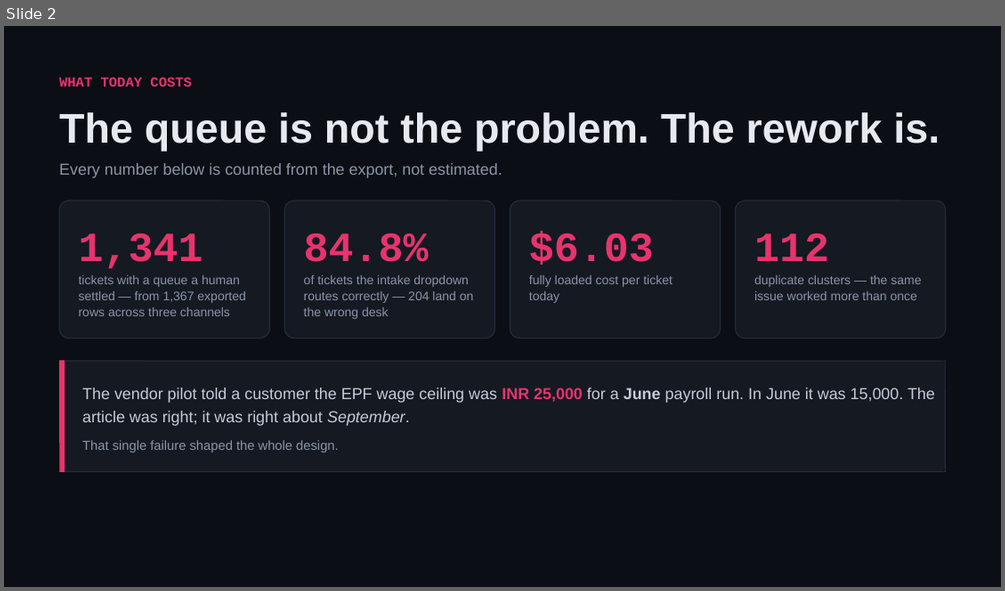
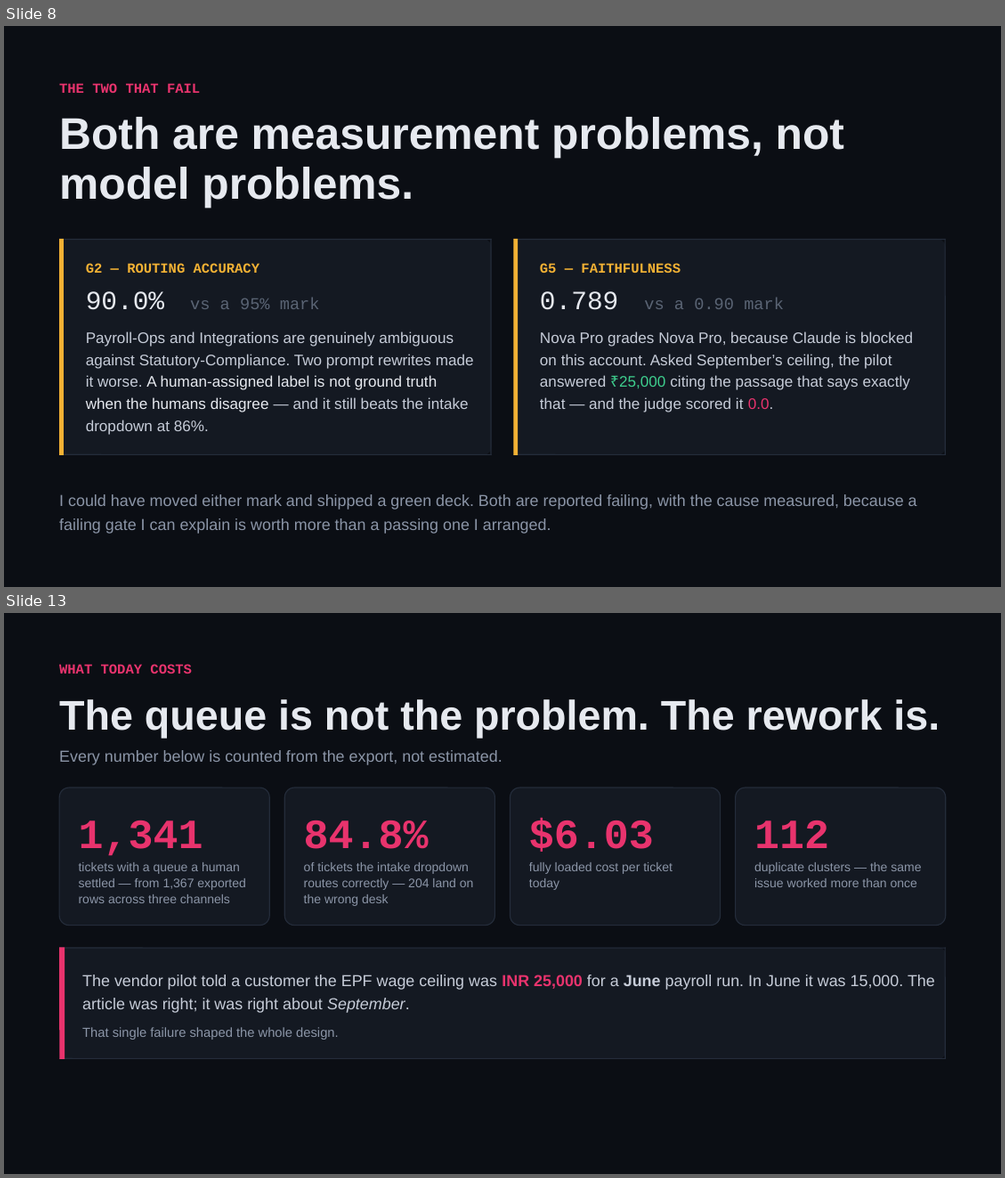
Before and after one commit to shivam-25/ramco-payce-pilot, a slide deck: docs/deck/ramco-payce-pilot.pptx. Shown one above the other, each under a label of ours: slide 2 before the commit, slides 8 and 13 after it; the slides between them are not shown. The pictures are 1005x591 and 1005x1178 pixels, drawn with LibreOffice and Linux fonts; fonts in the diff are those of the drawing. Boxes give left, top, right and bottom in pixels: in the first picture for what was removed or moved away, otherwise in the second. Text is boxed around its words. In the diff, an @@ line names an element or a change of style, - is before the commit and + after.

```diff
--- a/docs/deck/ramco-payce-pilot.pptx
+++ b/docs/deck/ramco-payce-pilot.pptx
@@ slide 8 added at [4, 26, 1001, 587], background #0B0E14 @@
@@ text added at [59, 83, 200, 93], 10 pt, text #E8336D, bold @@
+THE TWO THAT FAIL
@@ text added at [59, 117, 844, 208], 32 pt, text #E6E9EF, bold @@
+Both are measurement problems, not model problems.
@@ rounded rectangle added at [60, 239, 492, 455], fill #141922 @@
@@ line added from (62, 239) to (62, 455), #F2B134 3 pt @@
@@ line added from (491, 239) to (491, 455), #242C3A 0.75 pt @@
@@ rounded rectangle added at [513, 239, 945, 455], fill #141922 @@
@@ line added from (516, 239) to (516, 455), #F2B134 3 pt @@
@@ line added from (945, 239) to (945, 455), #242C3A 0.75 pt @@
@@ line added from (60, 240) to (492, 240), #242C3A 0.75 pt @@
@@ text added at [86, 263, 259, 273], 10 pt, text #F2B134, bold @@
+G2 — ROUTING ACCURACY
@@ line added from (513, 240) to (945, 240), #242C3A 0.75 pt @@
@@ text added at [540, 263, 680, 273], 10 pt, text #F2B134, bold @@
+G5 — FAITHFULNESS
@@ text added at [86, 291, 320, 310], 12 pt, text #5A6474 @@
+90.0% vs a 95% mark
@@ text added at [540, 291, 784, 310], 12 pt, text #5A6474 @@
+0.789 vs a 0.90 mark
@@ text added at [86, 331, 474, 435], 11 pt, text #C6CCD8 @@
+Payroll-Ops and Integrations are genuinely ambiguous against Statutory-Compliance. Two prompt rewrites made it worse. A human-assigned label is not ground truth when the humans disagree — and it still beats the intake dropdown at 86%.
@@ text added at [540, 331, 913, 412], 11 pt, text #C6CCD8 @@
+Nova Pro grades Nova Pro, because Claude is blocked on this account. Asked September’s ceiling, the pilot answered ₹25,000 citing the passage that says exactly that — and the judge scored it 0.0.
@@ line added from (60, 455) to (492, 455), #242C3A 0.75 pt @@
@@ line added from (513, 455) to (945, 455), #242C3A 0.75 pt @@
@@ text added at [59, 494, 917, 533], 11.5 pt, text #8B95A7 @@
+I could have moved either mark and shipped a green deck. Both are reported failing, with the cause measured, because a failing gate I can explain is worth more than a passing one I arranged.
@@ what was slide 2 is now slide 13 @@
```
Also in this commit, not shown: 11 other slides added, 1 slide removed, 32 other files.
